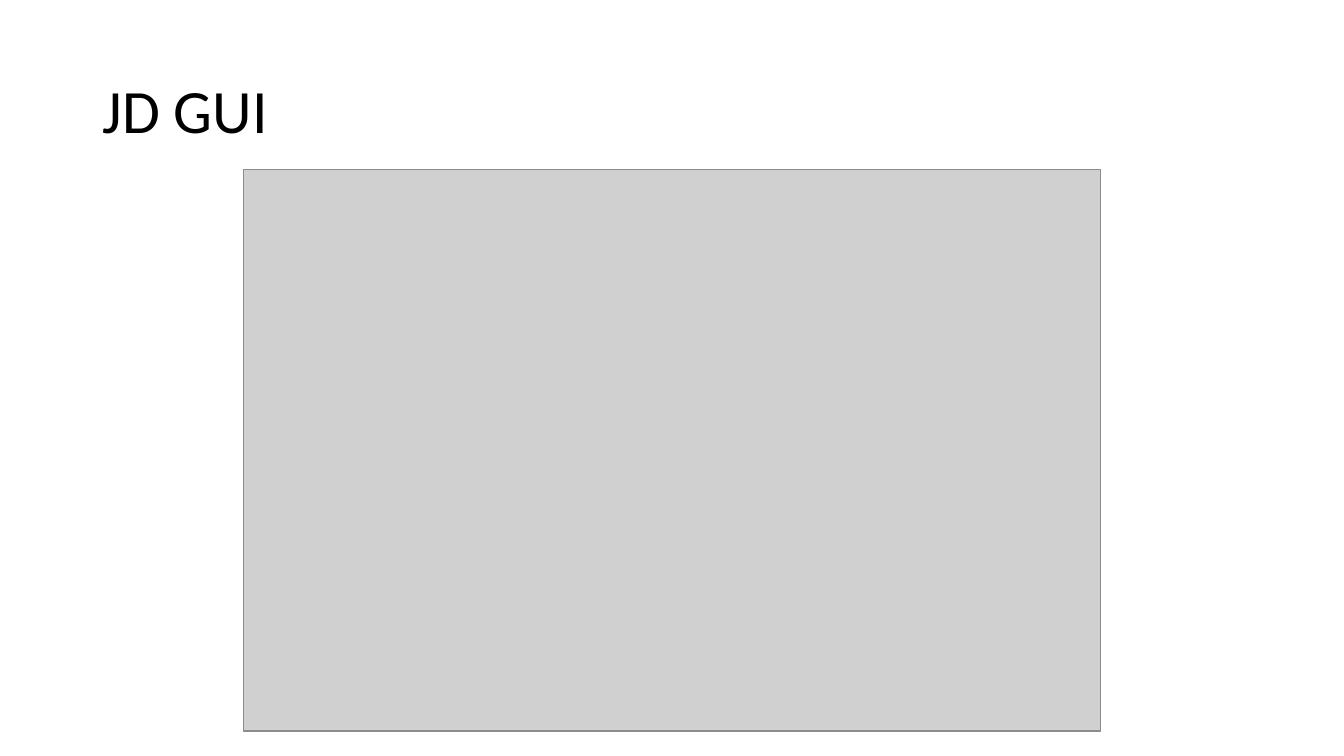
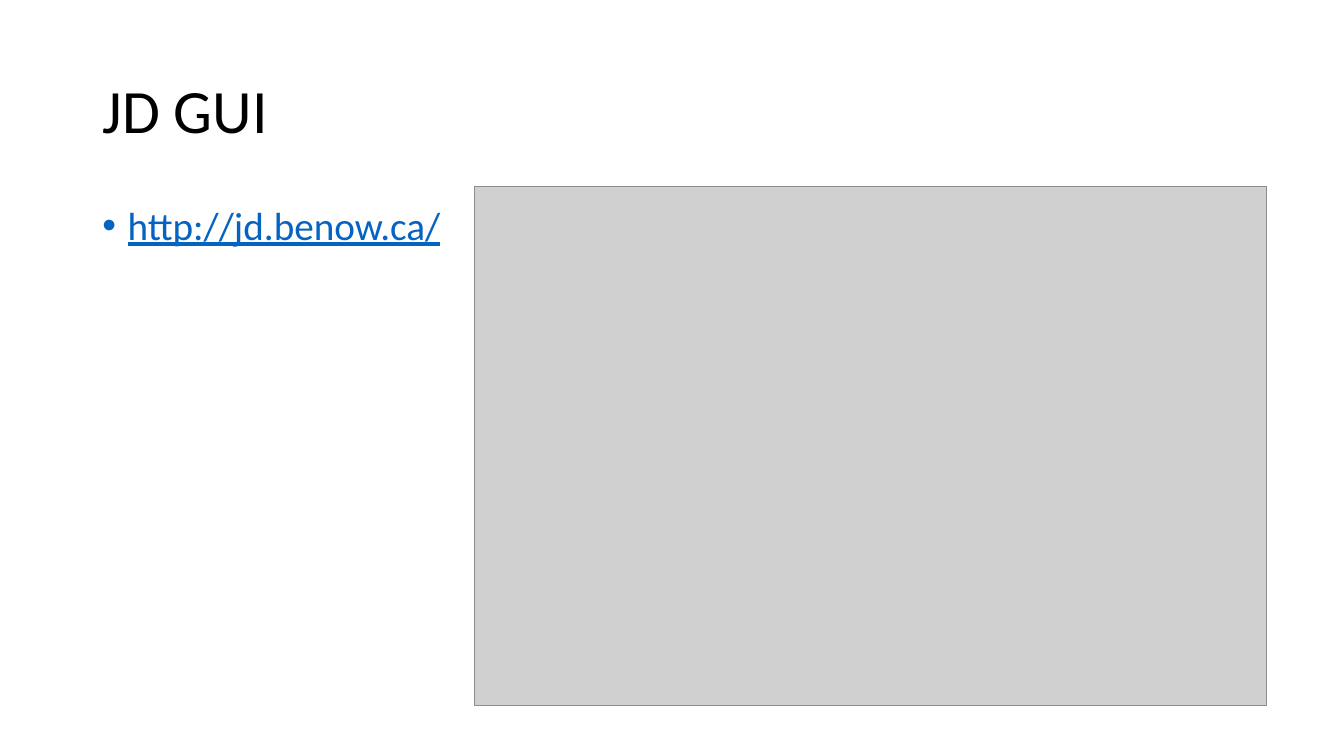
Before and after one commit to jyheo/jyheo.github.io, a slide deck: slide 19 of androidsec/안드로이드 역공학.pptx (slide 18 before the commit). Drawn at 1344x756 pixels with LibreOffice and Linux fonts; fonts in the diff are those of the drawing; grey boxes stand for pictures. Boxes give left, top, right and bottom in pixels: in the first picture for what was removed or moved away, otherwise in the second. Text is boxed around its words. In the diff, an @@ line names an element or a change of style, - is before the commit and + after.

```diff
--- a/androidsec/안드로이드 역공학.pptx
+++ b/androidsec/안드로이드 역공학.pptx
@@ picture: place and size @@
-picture at bbox=[244, 169, 1101, 731]
+picture at bbox=[475, 187, 1267, 706]
@@ text added at bbox=[128, 212, 441, 247], 28 pt, text #0563C1, underline @@
+• http://jd.benow.ca/
```
Also in this commit, not shown: 5 other slides changed, 6 other files.
